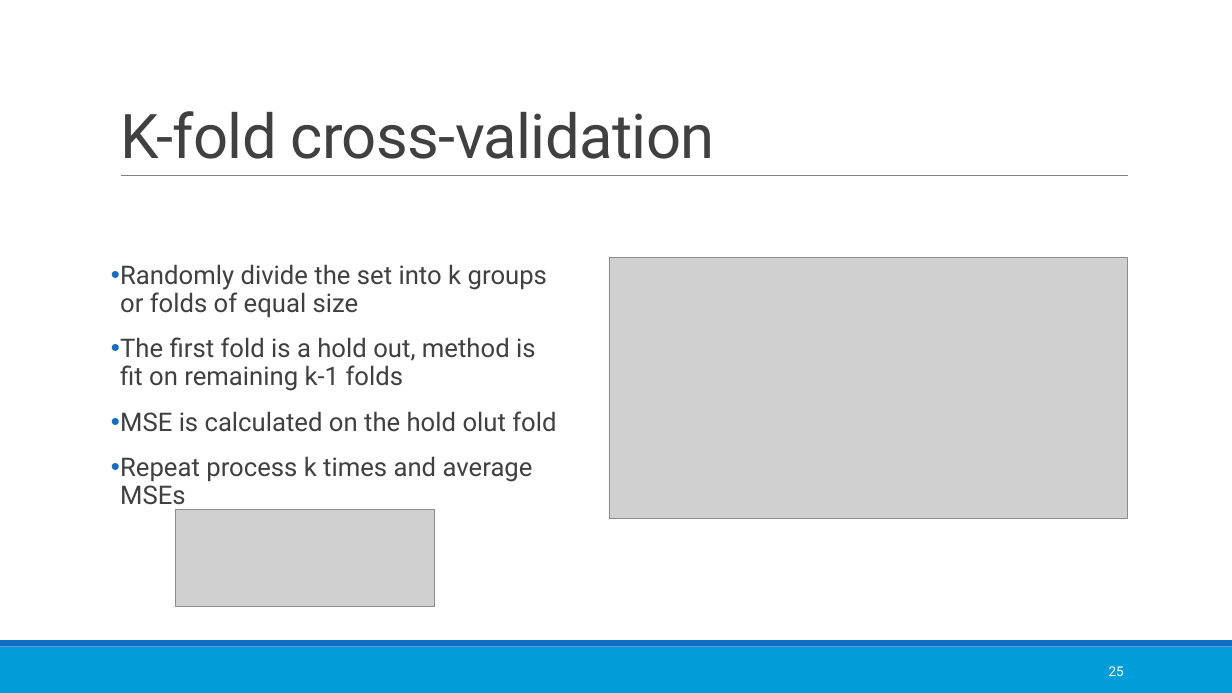
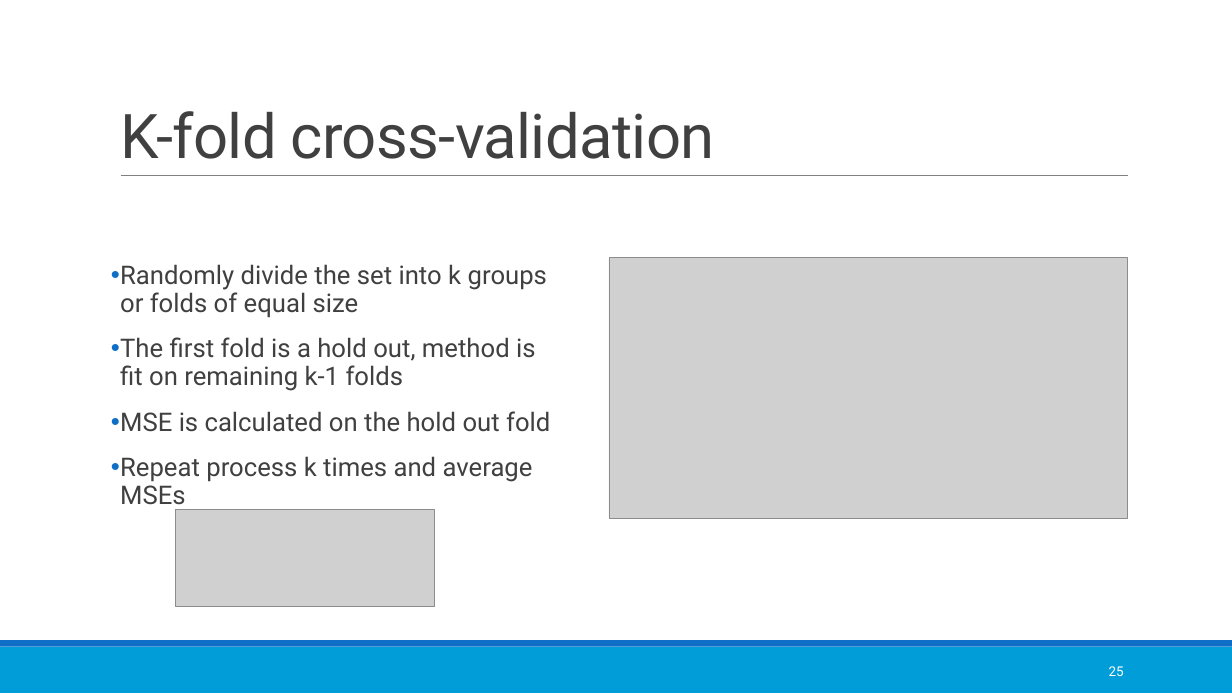
Before and after one commit to champasaigal/Data-Science-Class-Clone-Final, a slide deck: slide 25 of Session_07_FeatureEngineering_and_CrossValidation/Session7_FeatureEngineering_CrossValidation.pptx. Drawn at 1232x693 pixels with LibreOffice and Linux fonts; fonts in the diff are those of the drawing; grey boxes stand for pictures. Boxes give left, top, right and bottom in pixels: in the first picture for what was removed or moved away, otherwise in the second. Text is boxed around its words. In the diff, an @@ line names an element or a change of style, - is before the commit and + after.

```diff
--- a/Session_07_FeatureEngineering_and_CrossValidation/Session7_FeatureEngineering_CrossValidation.pptx
+++ b/Session_07_FeatureEngineering_and_CrossValidation/Session7_FeatureEngineering_CrossValidation.pptx
@@ text at box(120, 411, 550, 432): text changed @@
-• MSE is calculated on the hold olut fold
+• MSE is calculated on the hold out fold
```
Also in this commit, not shown: 2 other slides changed, 2 other files.
